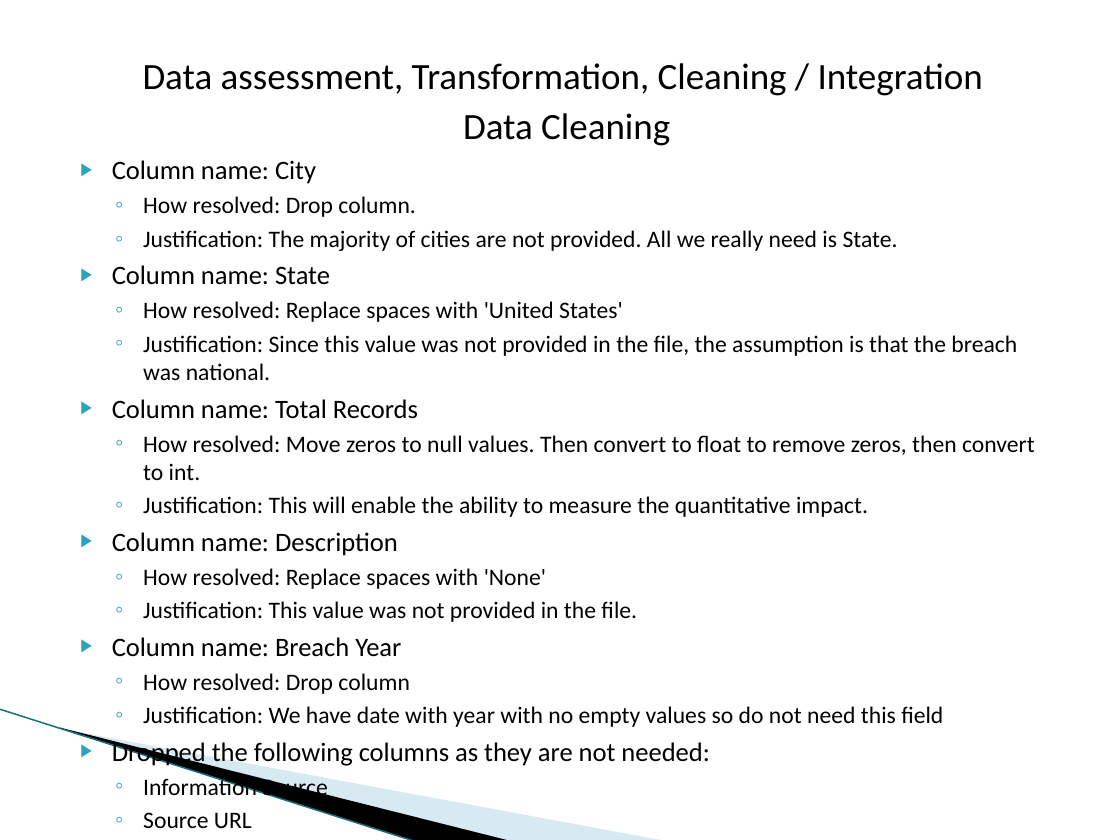
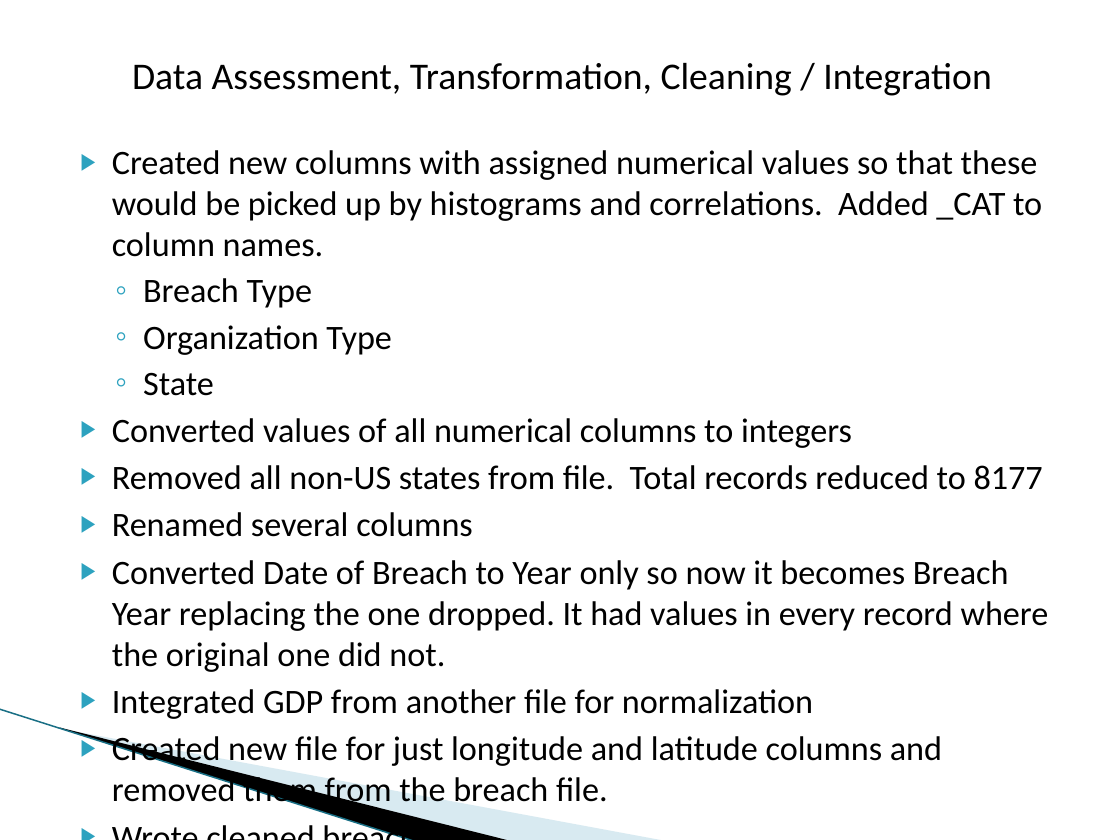
Before and after one commit to dmrod01/Capstone, a slide deck: slide 10 of Final Analysis - Data Capstone Project - Data Breaches.pptx. Drawn at 1120x840 pixels with LibreOffice and Linux fonts; fonts in the diff are those of the drawing; background and template pictures are left out. Boxes give left, top, right and bottom in pixels: in the first picture for what was removed or moved away, otherwise in the second. Text is boxed around its words. In the diff, an @@ line names an element or a change of style, - is before the commit and + after.

Commit message:
Up to date changes

```diff
--- a/Final Analysis - Data Capstone Project - Data Breaches.pptx
+++ b/Final Analysis - Data Capstone Project - Data Breaches.pptx
@@ text at <box>112,63,1049,810</box>: text changed; size 15.2 to 22 pt @@
-Data assessment, Transformation, Cleaning / Integration
-Data Cleaning
-▶ Column name: City
-  ◦ How resolved: Drop column.
-  ◦ Justification: The majority of cities are not provided. All we really need is State.
-▶ Column name: State
-  ◦ How resolved: Replace spaces with 'United States'
-  ◦ Justification: Since this value was not provided in the file, the assumption is that the breach was national.
-▶ Column name: Total Records
-  ◦ How resolved: Move zeros to null values. Then convert to float to remove zeros, then convert to int.
-  ◦ Justification: This will enable the ability to measure the quantitative impact.
-▶ Column name: Description
-  ◦ How resolved: Replace spaces with 'None'
-  ◦ Justification: This value was not provided in the file.
-▶ Column name: Breach Year
-  ◦ How resolved: Drop column
-  ◦ Justification: We have date with year with no empty values so do not need this field
-▶ Dropped the following columns as they are not needed:
-  ◦ Information Source
-  ◦ Source URL
+Data Assessment, Transformation, Cleaning / Integration
+▶ Created new columns with assigned numerical values so that these would be picked up by histograms and correlations. Added _CAT to column names.
+  ◦ Breach Type
+  ◦ Organization Type
+  ◦ State
+▶ Converted values of all numerical columns to integers
+▶ Removed all non-US states from file. Total records reduced to 8177
+▶ Renamed several columns
+▶ Converted Date of Breach to Year only so now it becomes Breach Year replacing the one dropped. It had values in every record where the original one did not.
+▶ Integrated GDP from another file for normalization
+▶ Created new file for just longitude and latitude columns and removed them from the breach file.
+▶ Wrote cleaned breach file.
```
Also in this commit, not shown: 1 other slide changed, 7 slides added, 1 other file.
